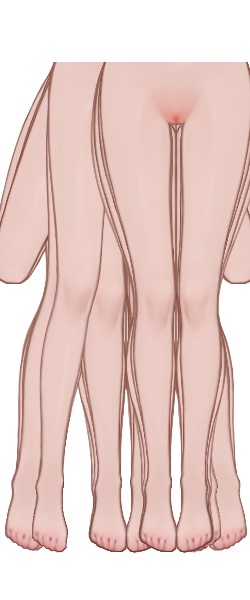
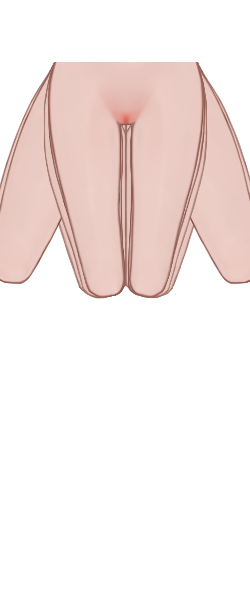
The second 250 x 600 image is a revision of the first. Changes to its layers:
hid "新Default 副本" (2nd of 2) over [31, 62, 222, 553]
hid "Small_White 副本" over [49, 62, 204, 553]
hid "新Spread 副本 5" over [5, 62, 247, 551]
hid "新Kneel 副本 10" over [0, 62, 250, 284]
hid "新Normal_White 副本 2" over [31, 62, 222, 552]
hid "新LegsClosed 副本" over [47, 62, 206, 553]
hid "新Spread 副本" over [5, 62, 247, 551]
hid "新Kneel 副本 11" over [0, 62, 250, 284]
hid "L" over [30, 62, 222, 551]
hid "新LegsClosed 副本 3" over [43, 62, 208, 552]
hid "新Spread 副本 3" over [5, 62, 247, 551]
hid "图层 6 副本" over [40, 62, 213, 552]
hid "新Spread 副本 4" over [7, 62, 244, 551]
renamed "Small_White 副本 2" to "新Kneel 副本 2", moved it below "图层 6 副本 2", painted on it over [0, 62, 250, 553]
removed layer "新LegsClosed 副本 5" over [97, 62, 250, 553]
removed layer "新LegsClosed 副本 6" over [93, 62, 250, 552]
removed layer "图层 6 副本 3" over [90, 62, 250, 552]
